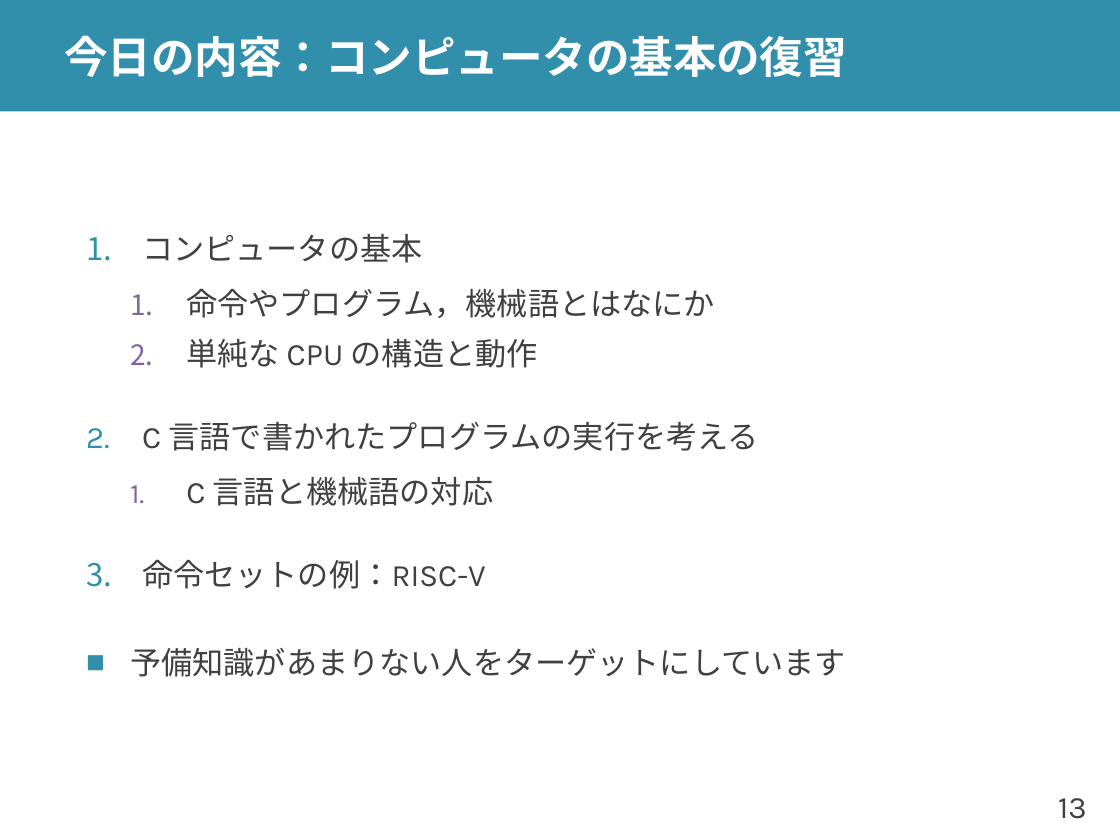
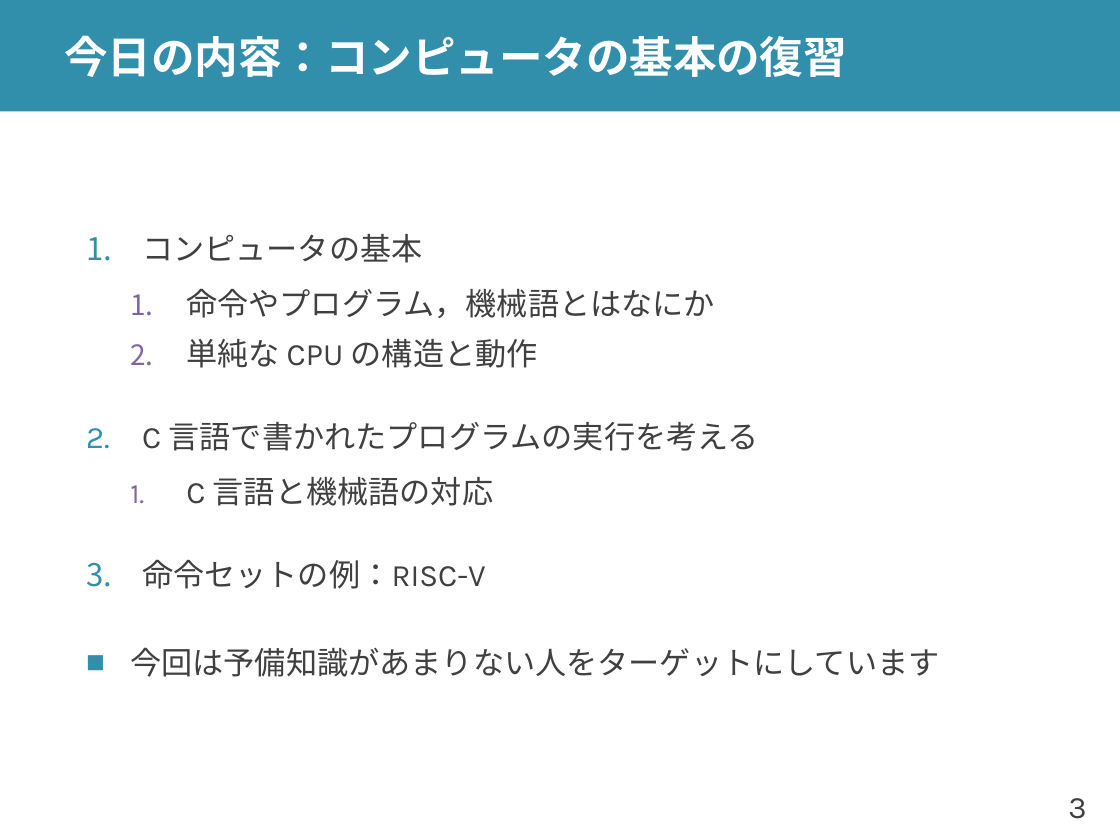
Before and after one commit to shioyadan/advanced-computer-organization, a slide deck: slide 3 of aco-shioya-01.pptx (slide 13 before the commit). Drawn at 1120x840 pixels with LibreOffice and Linux fonts; fonts in the diff are those of the drawing. Boxes give left, top, right and bottom in pixels: in the first picture for what was removed or moved away, otherwise in the second. Text is boxed around its words. In the diff, an @@ line names an element or a change of style, - is before the commit and + after.

```diff
--- a/aco-shioya-01.pptx
+++ b/aco-shioya-01.pptx
@@ text at (x1=130, y1=647, x2=939, y2=677): text changed @@
-■ 予備知識があまりない人をターゲットにしています
+■ 今回は予備知識があまりない人をターゲットにしています
@@ page number at (x1=1068, y1=798, x2=1086, y2=819): text changed @@
-13
+3
```
Also in this commit, not shown: 7 other slides changed, 4 slides added, 10 slides removed.
